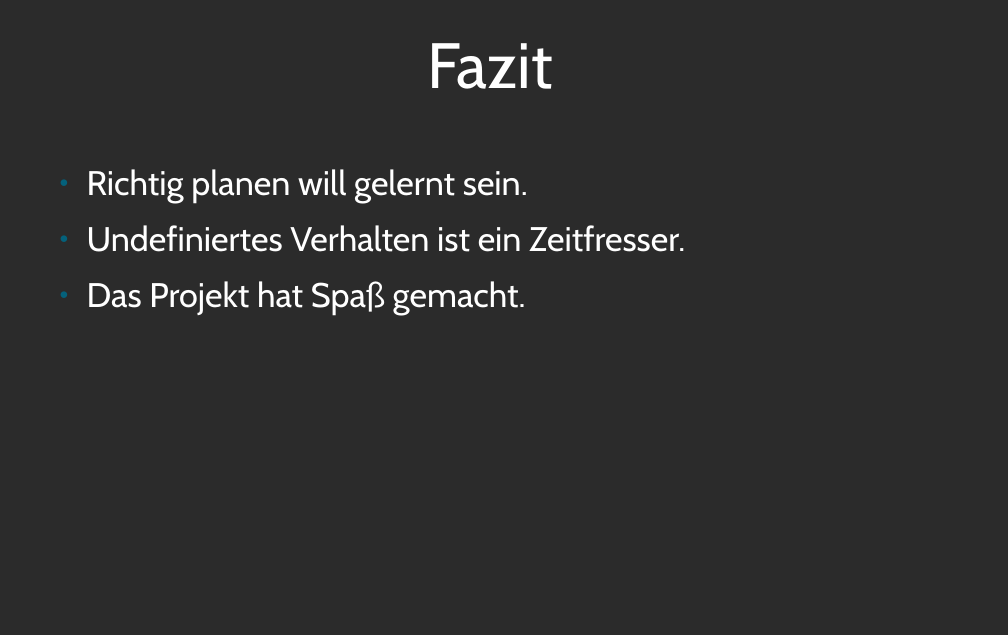
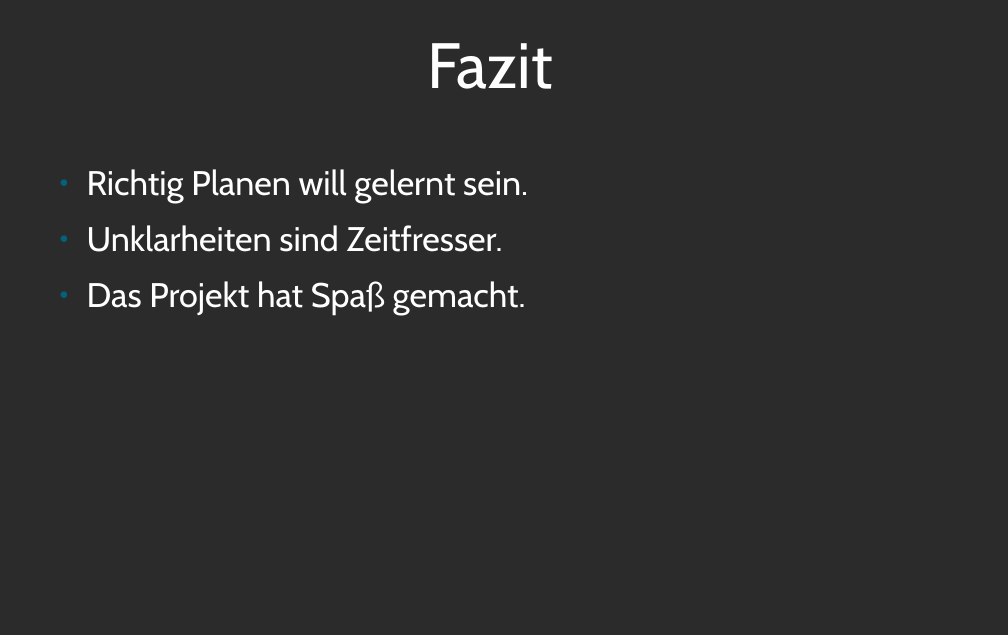
Before and after one commit to moeb/asteroids, a slide deck: slide 12 of praesentation.odp (slide 7 before the commit). Drawn at 1008x635 pixels with LibreOffice and Linux fonts; fonts in the diff are those of the drawing; background and template pictures are left out; a plain dark background stands for a picture behind light text. Boxes give left, top, right and bottom in pixels: in the first picture for what was removed or moved away, otherwise in the second. Text is boxed around its words. In the diff, an @@ line names an element or a change of style, - is before the commit and + after.

```diff
--- a/praesentation.odp
+++ b/praesentation.odp
@@ text at <box>87,169,528,252</box>: text changed @@
-● Richtig planen will gelernt sein.
-● Undefiniertes Verhalten ist ein Zeitfresser.
+● Richtig Planen will gelernt sein.
+● Unklarheiten sind Zeitfresser.
```
Also in this commit, not shown: 2 other slides changed, 6 slides added, 1 slide removed.
